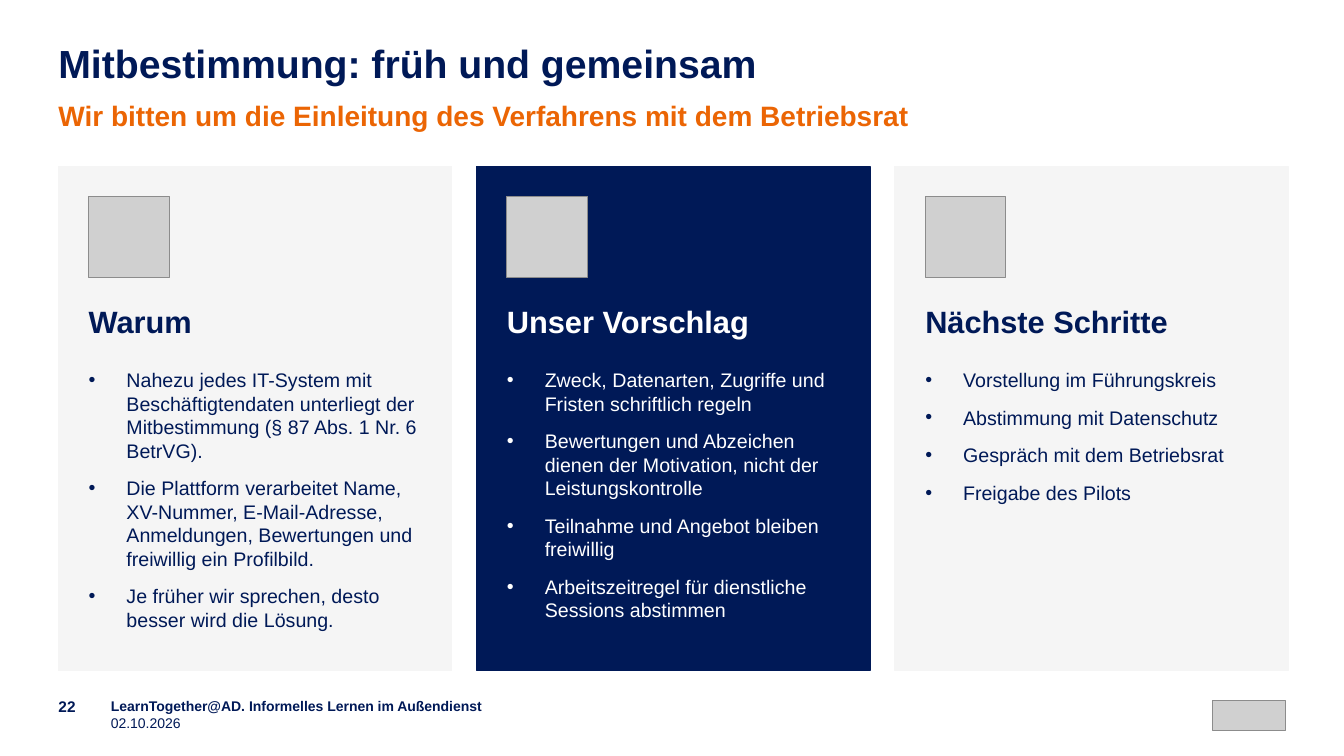
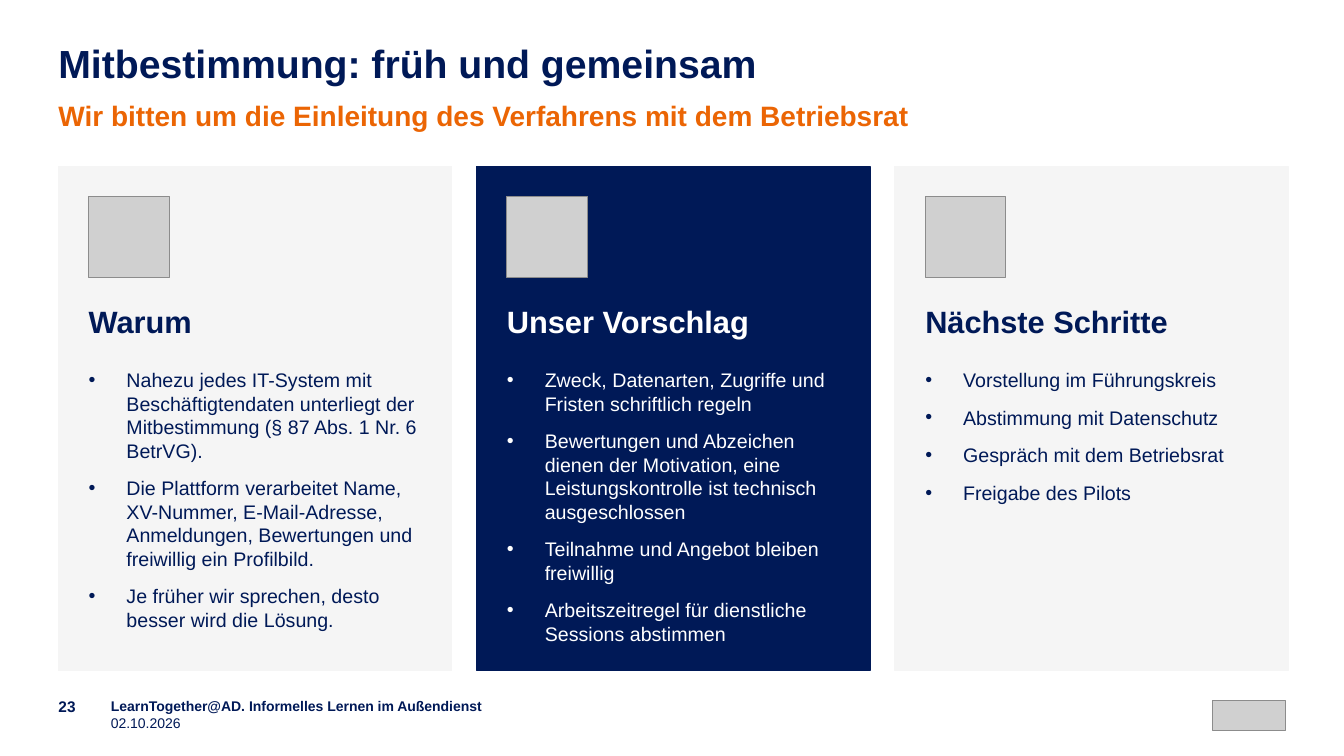
Before and after one commit to emplush/ruv_learntogether, a slide deck: slide 23 of docs/LearnTogether-AD_Praesentation.pptx (slide 22 before the commit). Drawn at 1344x756 pixels with LibreOffice and Linux fonts; fonts in the diff are those of the drawing; grey boxes stand for pictures. Boxes give left, top, right and bottom in pixels: in the first picture for what was removed or moved away, otherwise in the second. Text is boxed around its words. In the diff, an @@ line names an element or a change of style, - is before the commit and + after.

```diff
--- a/docs/LearnTogether-AD_Praesentation.pptx
+++ b/docs/LearnTogether-AD_Praesentation.pptx
@@ text at bbox=[545, 433, 816, 523]: text changed @@
-• Bewertungen und Abzeichen dienen der Motivation, nicht der Leistungskontrolle
+• Bewertungen und Abzeichen dienen der Motivation, eine Leistungskontrolle ist technisch ausgeschlossen
@@ text at bbox=[58, 701, 75, 712]: text changed @@
-22
+23
```
Also in this commit, not shown: 7 other slides changed, 1 slide added, 51 other files.
